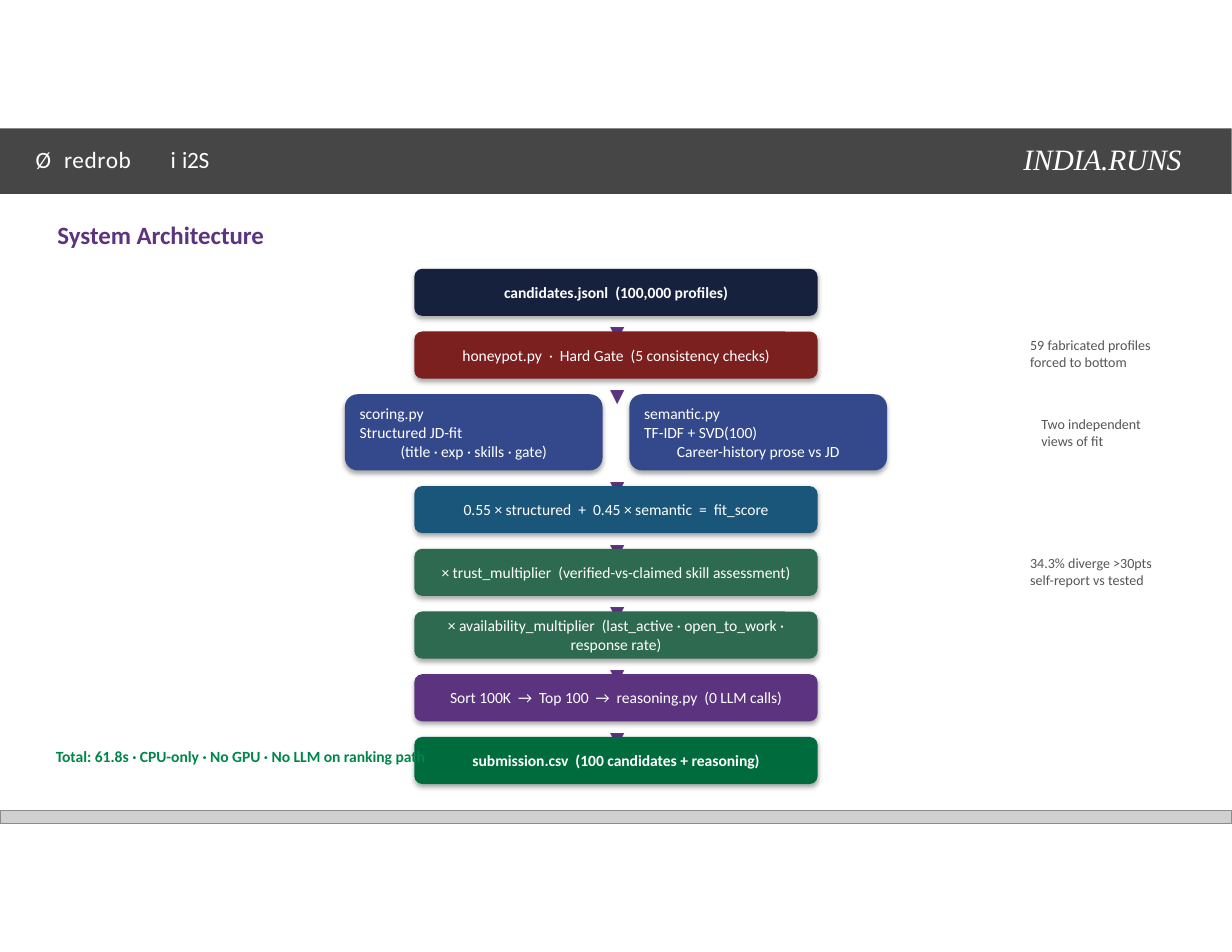
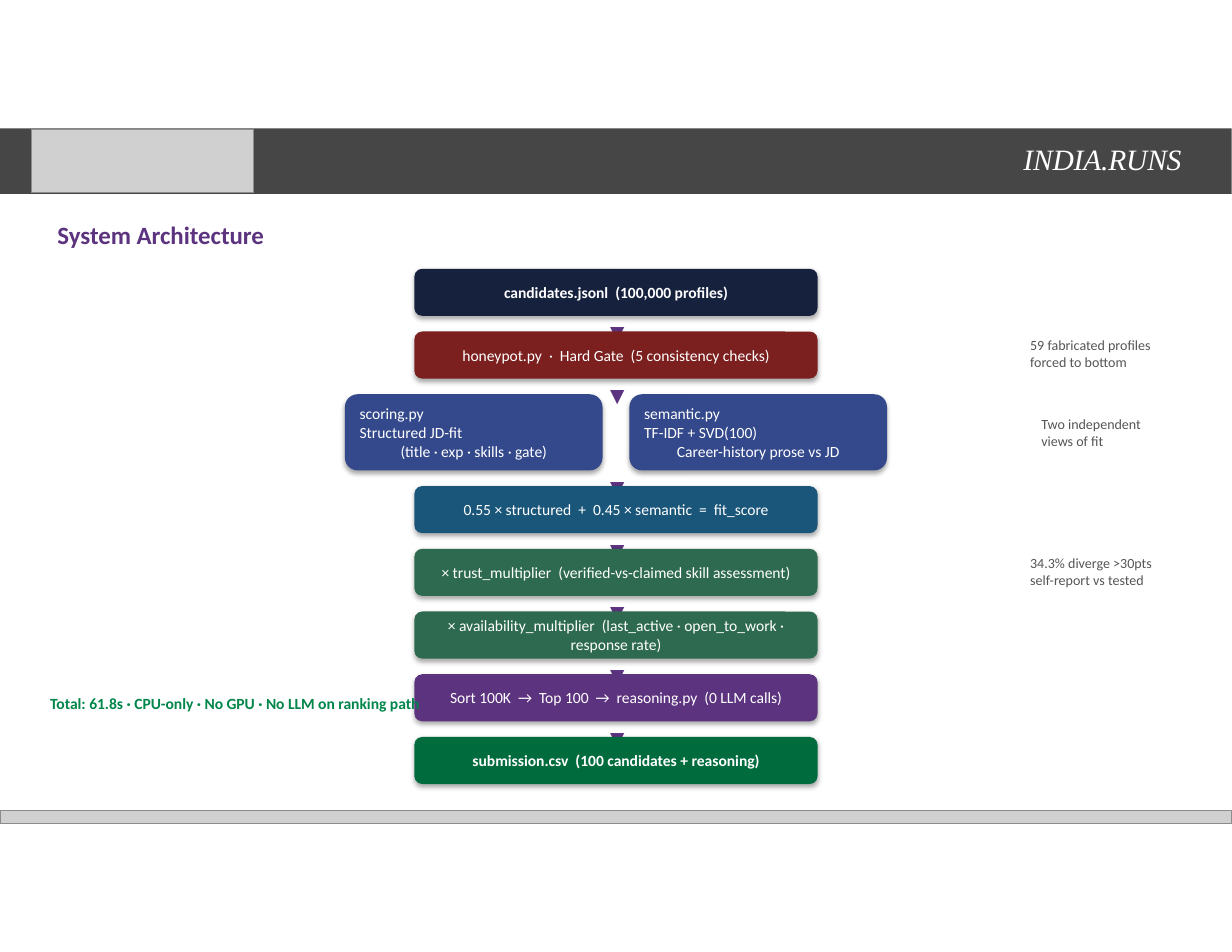
Before and after one commit to suriyaprakash-25/redrob-ranker, a slide deck: slide 7 of HackerX_Methodology.pptx. Drawn at 1232x952 pixels with LibreOffice and Linux fonts; fonts in the diff are those of the drawing; grey boxes stand for pictures. Boxes give left, top, right and bottom in pixels: in the first picture for what was removed or moved away, otherwise in the second. Text is boxed around its words. In the diff, an @@ line names an element or a change of style, - is before the commit and + after.

```diff
--- a/HackerX_Methodology.pptx
+++ b/HackerX_Methodology.pptx
@@ picture added at (31, 130, 254, 193) @@
@@ text removed at (36, 152, 131, 169) @@
-Ø redrob
@@ text removed at (171, 152, 209, 168) @@
-i i2S
@@ text "Total: 61.8s · CPU-only · ...": place and size @@
-text "Total: 61.8s · CPU-only · ..." at (56, 749, 426, 767)
+text "Total: 61.8s · CPU-only · ..." at (50, 696, 420, 714)
```
Also in this commit, not shown: 5 other slides changed, 1 slide added, 1 slide removed, 1 other file.
